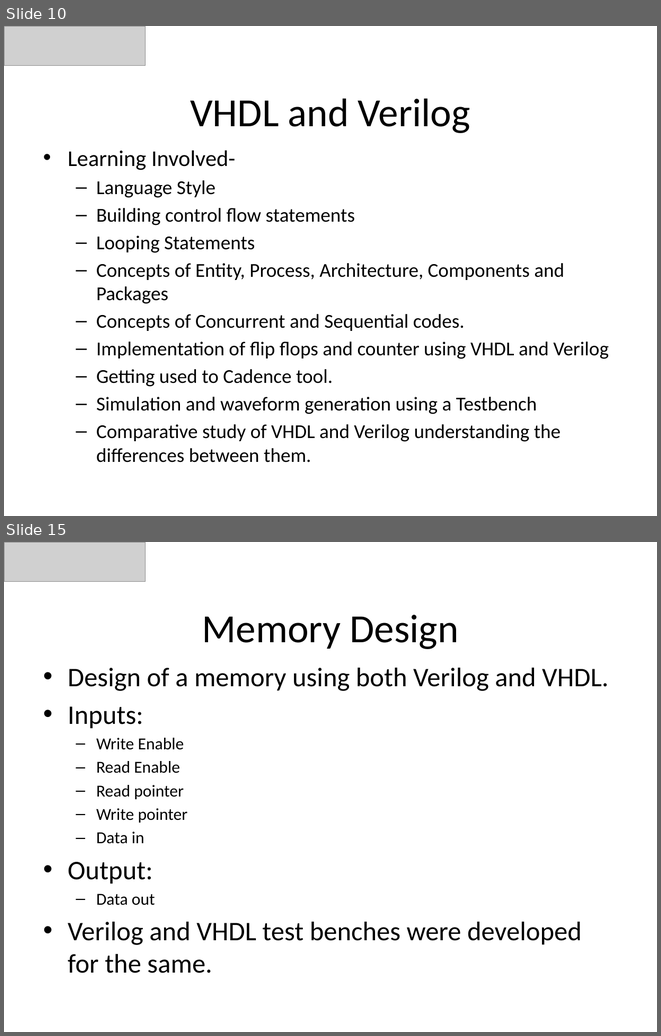
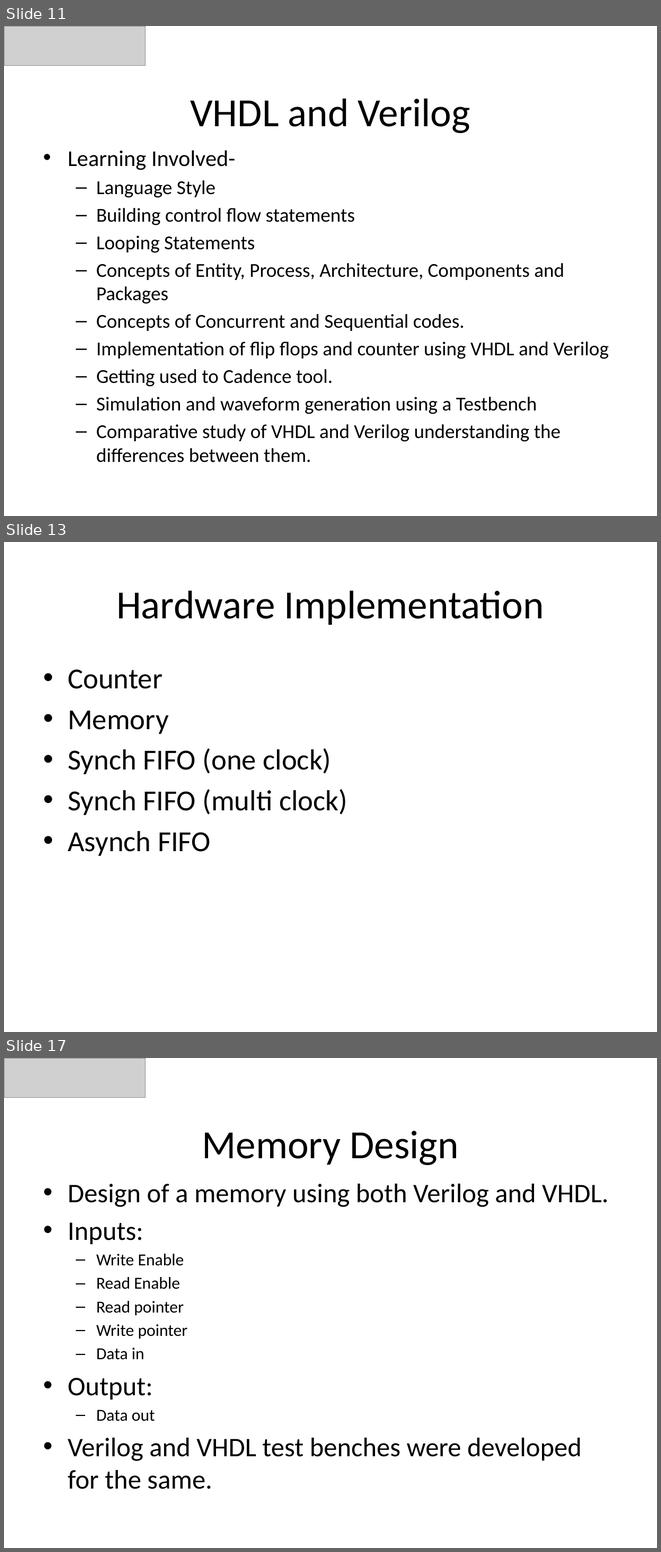
Before and after one commit to KishanVasu/Hello-world, a slide deck: SV [Autosaved].pptx. Shown one above the other, each under a label of ours: slides 10 and 15 before the commit, slides 11, 13 and 17 after it; the slides between them are not shown. The pictures are 661x1036 and 661x1552 pixels, drawn with LibreOffice and Linux fonts; fonts in the diff are those of the drawing; grey boxes stand for pictures. Boxes give left, top, right and bottom in pixels: in the first picture for what was removed or moved away, otherwise in the second. Text is boxed around its words. In the diff, an @@ line names an element or a change of style, - is before the commit and + after.

```diff
--- a/SV [Autosaved].pptx
+++ b/SV [Autosaved].pptx
@@ slide 13 added at (4,542,657,1032), background #FFFFFF @@
@@ title added at (116,590,544,625), 44 pt, text #000000 @@
+Hardware Implementation
@@ text added at (68,669,347,856), 32 pt, text #000000 @@
+• Counter
+• Memory
+• Synch FIFO (one clock)
+• Synch FIFO (multi clock)
+• Asynch FIFO
@@ what was slide 10 is now slide 11 @@
@@ what was slide 15 is now slide 17 @@
```
Also in this commit, not shown: 19 slides changed, 9 other slides added, 1 slide removed.
